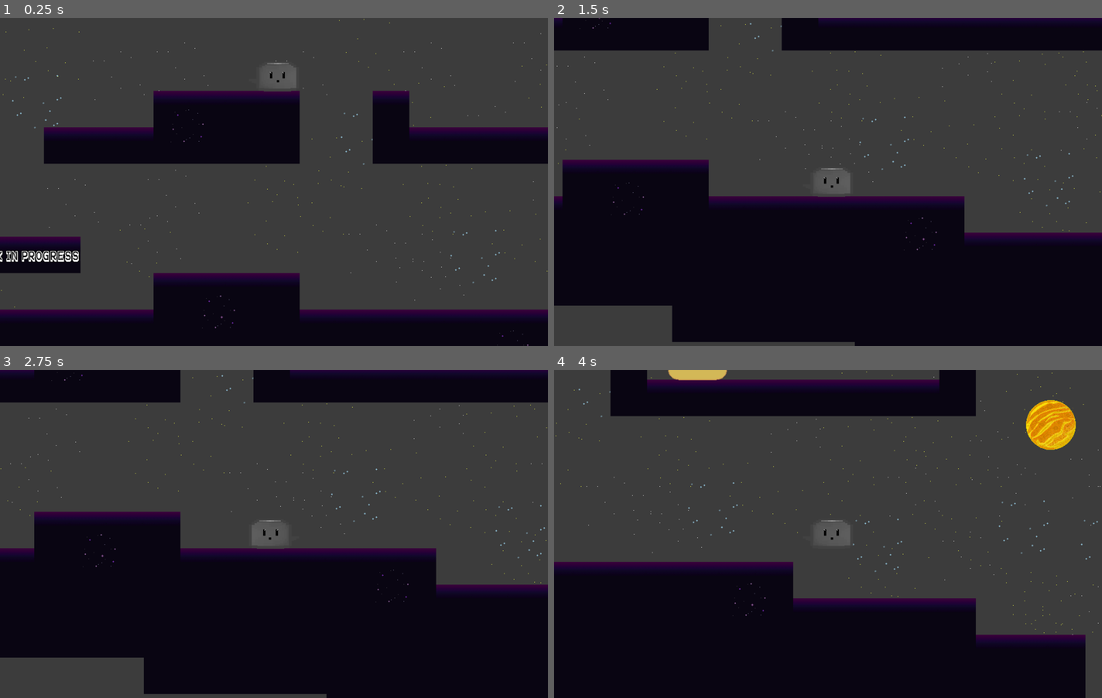
Above: before the commit, frames 1-4 (two rows, left to right).
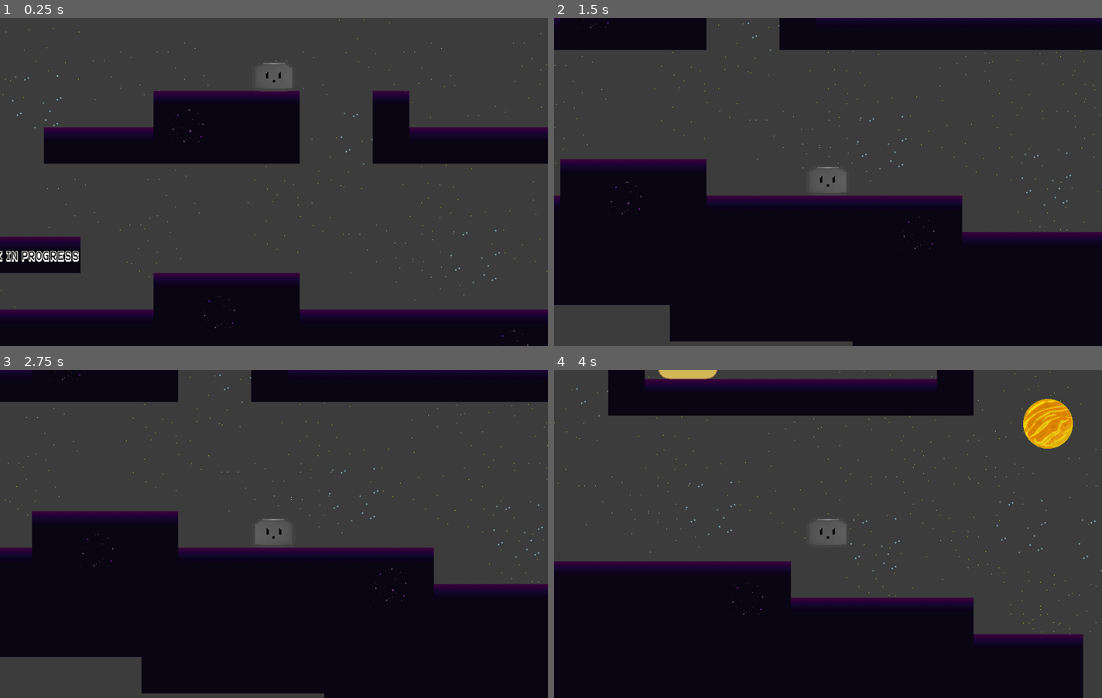
Above: after the commit, the same moments.

Repository: val-h/project-a
Game: Godot game, scene res://levels/PhysicsLevel.tscn
The game is run twice, just before and just after one commit, with the same random seed, the same clock (stepped at 60 frames per second) and the same inputs.
Inputs:
- Up to frame 1 (0.25 s): no input
- Up to frame 2 (1.5 s): tap Enter at 0.5 s; hold Space (start_game) 0.53-1.28 s; hold D (move_right) from 0.53 s (still down); tap W (move_up) at 0.77 s; tap Space (start_game) at 1.35 s
- Up to frame 3 (2.75 s): tap W (move_up) at 1.52 s; release D (move_right) at 2.03 s; hold A (move_left) from 2.03 s (still down); hold Space (start_game) from 2.03 s (still down)
- Up to frame 4 (4 s): release A (move_left) at 2.78 s; release Space (start_game) at 2.78 s; hold D (move_right) from 2.78 s (still down); tap Space (start_game) at 2.85 s; tap W (move_up) at 3.02, 3.77 s; hold Space (start_game) from 3.53 s (still down)

The runs differ from the first frame. In frame 1, less than 0.1% of the frame differs, in the area x 34-94%, y 13-96%; in frame 2, 1.3%; in frame 3, 1.2%; in frame 4, 2.3%, in the area x 0-100%, y 0-100%.

Commit message:
Player and Enemy features

Diff:
--- a/Project A/Scripts/BreadEnemy.gd
+++ b/Project A/Scripts/BreadEnemy.gd
@@ -1,7 +1,14 @@
 extends "res://Scripts/Humanoid.gd"
 
 func _ready():
+	set_physics_process(false)
 	velocity.x = -speed.x
+
+func _on_StompArea_body_entered(body):
+	if body.global_position.y > $StompArea.global_position.y:
+		return
+	$CollisionShape2D.disabled = true
+	queue_free()
 
 func _physics_process(delta):
 	velocity.y += gravity * delta
--- a/Project A/Scripts/Player-physics.gd
+++ b/Project A/Scripts/Player-physics.gd
@@ -1,4 +1,14 @@
 extends Humanoid
+
+onready var player_sprite = $Sprite
+
+export var stomp_impulse = 1000
+
+func _on_EnemyDetector_area_entered(area):
+	velocity = calculate_stomp_velocity(velocity, stomp_impulse)
+
+func _on_EnemyDetector_body_entered(body):
+	queue_free()
 
 func _physics_process(delta):
 	var _is_jump_interrupted = Input.is_action_just_released("move_up") and velocity.y < 0.0
@@ -9,7 +19,7 @@
 func _process(delta):
 	# Flip sprite
 	if velocity.x != 0:
-		$Sprite.flip_h = velocity.x < 0
+		player_sprite.flip_h = velocity.x < 0
 
 func get_direction():
 	 return Vector2(
@@ -25,3 +35,8 @@
 	if _is_jump_interrupted:
 		new_velocity.y = 0.0
 	return new_velocity
+
+func calculate_stomp_velocity(velocity, impulse):
+	var _velocity = velocity
+	_velocity.y = -impulse
+	return _velocity
--- a/Project A/charecters/BreadEnemy.tscn
+++ b/Project A/charecters/BreadEnemy.tscn
@@ -1,10 +1,13 @@
-[gd_scene load_steps=4 format=2]
+[gd_scene load_steps=5 format=2]
 
 [ext_resource path="res://Scripts/BreadEnemy.gd" type="Script" id=1]
 [ext_resource path="res://art/bread_enemy.png" type="Texture" id=2]
 
 [sub_resource type="RectangleShape2D" id=1]
-extents = Vector2( 48.2694, 62.2341 )
+extents = Vector2( 48.2694, 51.9066 )
+
+[sub_resource type="RectangleShape2D" id=2]
+extents = Vector2( 58.2582, 6.1569 )
 
 [node name="BreadEnemy" type="KinematicBody2D"]
 collision_layer = 2
@@ -15,5 +18,25 @@
 texture = ExtResource( 2 )
 
 [node name="CollisionShape2D" type="CollisionShape2D" parent="."]
-position = Vector2( -3.5589, 2.26474 )
+position = Vector2( -2.537, 12.5 )
 shape = SubResource( 1 )
+
+[node name="VisibilityEnabler2D" type="VisibilityEnabler2D" parent="."]
+position = Vector2( -4.59759, 2.21365 )
+scale = Vector2( 6.08514, 6.19357 )
+process_parent = true
+physics_process_parent = true
+
+[node name="StompArea" type="Area2D" parent="."]
+modulate = Color( 0.407843, 0.392157, 1, 1 )
+position = Vector2( 0.237823, -47.3839 )
+collision_layer = 2
+collision_mask = 17
+__meta__ = {
+"_edit_group_": true
+}
+
+[node name="CollisionShape2D" type="CollisionShape2D" parent="StompArea"]
+position = Vector2( -3.06506, -4.08674 )
+shape = SubResource( 2 )
+[connection signal="body_entered" from="StompArea" to="." method="_on_StompArea_body_entered"]
--- a/Project A/charecters/Player-physics.tscn
+++ b/Project A/charecters/Player-physics.tscn
@@ -1,27 +1,44 @@
-[gd_scene load_steps=4 format=2]
+[gd_scene load_steps=5 format=2]
 
 [ext_resource path="res://Scripts/Player-physics.gd" type="Script" id=1]
 [ext_resource path="res://art/charecters/toaster.png" type="Texture" id=2]
 
 [sub_resource type="CapsuleShape2D" id=1]
-radius = 25.1783
-height = 22.7091
+radius = 25.0181
+height = 18.9035
+
+[sub_resource type="RectangleShape2D" id=2]
+extents = Vector2( 37.2808, 25.9759 )
 
 [node name="Player" type="KinematicBody2D"]
+position = Vector2( -0.225937, 0 )
+collision_mask = 16
 script = ExtResource( 1 )
 
 [node name="Sprite" type="Sprite" parent="."]
+position = Vector2( 0, -26 )
 texture = ExtResource( 2 )
 
 [node name="CollisionShape2D" type="CollisionShape2D" parent="."]
-position = Vector2( 7, 0 )
+position = Vector2( -0.229965, -25.7567 )
 rotation = 1.5708
 shape = SubResource( 1 )
 
 [node name="Camera2D" type="Camera2D" parent="."]
+position = Vector2( -0.225937, -24.4011 )
 current = true
 limit_left = 0
 limit_top = 0
 limit_smoothed = true
 drag_margin_left = 0.0
 drag_margin_right = 0.0
+
+[node name="EnemyDetector" type="Area2D" parent="."]
+position = Vector2( -0.225937, -24.627 )
+collision_mask = 2
+
+[node name="CollisionShape2D" type="CollisionShape2D" parent="EnemyDetector"]
+position = Vector2( 0.451874, -0.903748 )
+shape = SubResource( 2 )
+[connection signal="area_entered" from="EnemyDetector" to="." method="_on_EnemyDetector_area_entered"]
+[connection signal="body_entered" from="EnemyDetector" to="." method="_on_EnemyDetector_body_entered"]
--- a/Project A/levels/PhysicsLevel.tscn
+++ b/Project A/levels/PhysicsLevel.tscn
@@ -8,8 +8,8 @@
 [ext_resource path="res://Prefabs/Planet.tscn" type="PackedScene" id=6]
 [ext_resource path="res://WIP.tscn" type="PackedScene" id=7]
 [ext_resource path="res://charecters/Player-physics.tscn" type="PackedScene" id=8]
-[ext_resource path="res://charecters/BreadEnemy.tscn" type="PackedScene" id=9]
-[ext_resource path="res://sounds/background_music.ogg" type="AudioStream" id=10]
+[ext_resource path="res://sounds/background_music.ogg" type="AudioStream" id=9]
+[ext_resource path="res://charecters/BreadEnemy.tscn" type="PackedScene" id=10]
 
 [sub_resource type="ConvexPolygonShape2D" id=1]
 points = PoolVector2Array( 0, 0, 64, 0, 64, 64, 0, 64 )
@@ -71,22 +71,26 @@
 
 [node name="SparklingStars" parent="Enviorment" instance=ExtResource( 5 )]
 position = Vector2( 700.164, 190.181 )
+frame = 0
 
 [node name="SparklingStars2" parent="Enviorment" instance=ExtResource( 5 )]
 position = Vector2( 755.217, 516.886 )
-frame = 0
 
 [node name="SparklingStars3" parent="Enviorment" instance=ExtResource( 5 )]
 position = Vector2( 1268.74, 578.257 )
+frame = 0
 
 [node name="SparklingStars4" parent="Enviorment" instance=ExtResource( 5 )]
 position = Vector2( 2118, 709.12 )
+frame = 0
 
 [node name="SparklingStars5" parent="Enviorment" instance=ExtResource( 5 )]
 position = Vector2( 2682.06, 284.943 )
+frame = 0
 
 [node name="SparklingStars6" parent="Enviorment" instance=ExtResource( 5 )]
 position = Vector2( 2737.11, 488.006 )
+frame = 0
 
 [node name="Planet" parent="Enviorment" instance=ExtResource( 6 )]
 position = Vector2( 299.452, 156.788 )
@@ -102,11 +106,11 @@
 
 [node name="Player" parent="." instance=ExtResource( 8 )]
 position = Vector2( 851.045, 93.9713 )
-collision_mask = 16
 
-[node name="BreadEnemy" parent="." instance=ExtResource( 9 )]
+[node name="Music" type="AudioStreamPlayer2D" parent="Player"]
+position = Vector2( -851.045, -93.9713 )
+stream = ExtResource( 9 )
+autoplay = true
+
+[node name="BreadEnemy" parent="." instance=ExtResource( 10 )]
 position = Vector2( 1542.9, 102.251 )
-
-[node name="Music" type="AudioStreamPlayer2D" parent="."]
-stream = ExtResource( 10 )
-autoplay = true
Binary file changed: Project A/art/charecters/toaster.png
